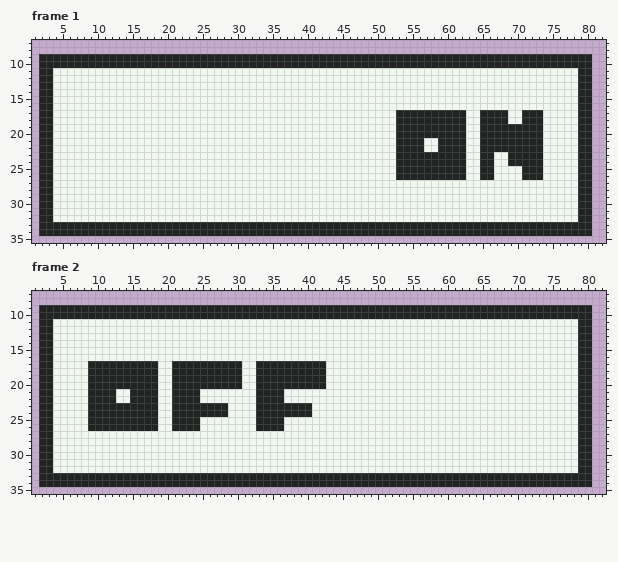
Pixel-art file, stored at Assets/Raw Assets/Toggle.aseprite. Above is the file before it was changed.
89x44 pixels, 2 frames. Shown: frame 1: x 1..82, y 7..35; frame 2: x 1..82, y 7..35.
Once edited:
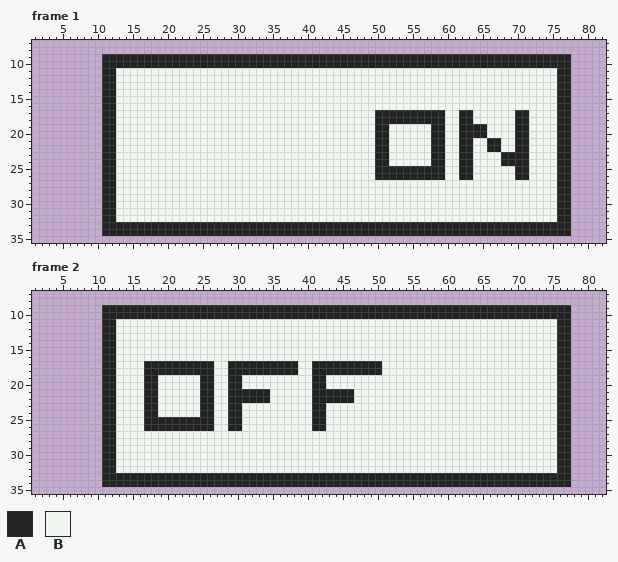
Palette (. is transparent): A #222323  B #f0f6f0
Edits made:
layer "Layer 2" now hidden
layer "Layer 2 Copy Copy" added
layer "Layer 4" added
Frame 1:
y 9..10: x 2..10 AAAAAAAAA -> .........; x 78..80 AAA -> ...
y 11..16: x 2..12 AABBBBBBBBB -> .........AA; x 76..80 BBBAA -> AA...
y 17..18: x 2..12 AABBBBBBBBB -> .........AA; x 50..52 BBB -> AAA; x 60..61 AA -> BB; x 63 B -> A; x 65..68 AAAA -> BBBB; x 70 B -> A; x 72..73 AA -> BB; x 76..80 BBBAA -> AA...
y 19..20: x 2..12 AABBBBBBBBB -> .........AA; x 50..51 BB -> AA; x 53..57 AAAAA -> BBBBB; x 60..61 AA -> BB; x 63..64 BB -> AA; x 66..69 AAAA -> BBBB; x 72..73 AA -> BB; x 76..80 BBBAA -> AA...
y 21..22: x 2..12 AABBBBBBBBB -> .........AA; x 50..51 BB -> AA; x 53..56 AAAA -> BBBB; x 58 B -> A; x 60..61 AA -> BB; x 63 B -> A; x 65 A -> B; x 68..69 AA -> BB; x 72..73 AA -> BB; x 76..80 BBBAA -> AA...
y 23..24: x 2..12 AABBBBBBBBB -> .........AA; x 50..51 BB -> AA; x 53..57 AAAAA -> BBBBB; x 60..61 AA -> BB; x 63 B -> A; x 65..66 AA -> BB; x 68 B -> A; x 72..73 AA -> BB; x 76..80 BBBAA -> AA...
y 25..26: x 2..12 AABBBBBBBBB -> .........AA; x 50..52 BBB -> AAA; x 60..61 AA -> BB; x 63 B -> A; x 65..66 AA -> BB; x 70 B -> A; x 72..73 AA -> BB; x 76..80 BBBAA -> AA...
y 27..32: x 2..12 AABBBBBBBBB -> .........AA; x 76..80 BBBAA -> AA...
y 33..34: x 2..10 AAAAAAAAA -> .........; x 78..80 AAA -> ...
Frame 2:
y 9..10: x 2..10 AAAAAAAAA -> .........; x 78..80 AAA -> ...
y 11..16: x 2..12 AABBBBBBBBB -> .........AA; x 76..80 BBBAA -> AA...
y 17..18: x 2..10 AABBBBBAA -> .........; x 13..16 AAAA -> BBBB; x 19..20 BB -> AA; x 27..28 AA -> BB; x 31..32 BB -> AA; x 39..40 AA -> BB; x 43..50 BBBBBBBB -> AAAAAAAA; x 76..80 BBBAA -> AA...
y 19..20: x 2..10 AABBBBBAA -> .........; x 13..16 AAAA -> BBBB; x 21..24 AAAA -> BBBB; x 27..28 AA -> BB; x 33..40 AAAAAAAA -> BBBBBBBB; x 76..80 BBBAA -> AA...
y 21..22: x 2..10 AABBBBBAA -> .........; x 15..16 AA -> BB; x 21..26 AAAABB -> BBBBAA; x 29..32 BBBB -> AAAA; x 35..36 AA -> BB; x 41..46 BBBBBB -> AAAAAA; x 76..80 BBBAA -> AA...
y 23..24: x 2..10 AABBBBBAA -> .........; x 13..16 AAAA -> BBBB; x 21..24 AAAA -> BBBB; x 27..30 AABB -> BBAA; x 33..42 AAAAAAAABB -> BBBBBBBBAA; x 76..80 BBBAA -> AA...
y 25..26: x 2..10 AABBBBBAA -> .........; x 13..16 AAAA -> BBBB; x 19..20 BB -> AA; x 25..26 BB -> AA; x 29..30 BB -> AA; x 33..36 AAAA -> BBBB; x 41..42 BB -> AA; x 76..80 BBBAA -> AA...
y 27..32: x 2..12 AABBBBBBBBB -> .........AA; x 76..80 BBBAA -> AA...
y 33..34: x 2..10 AAAAAAAAA -> .........; x 78..80 AAA -> ...
